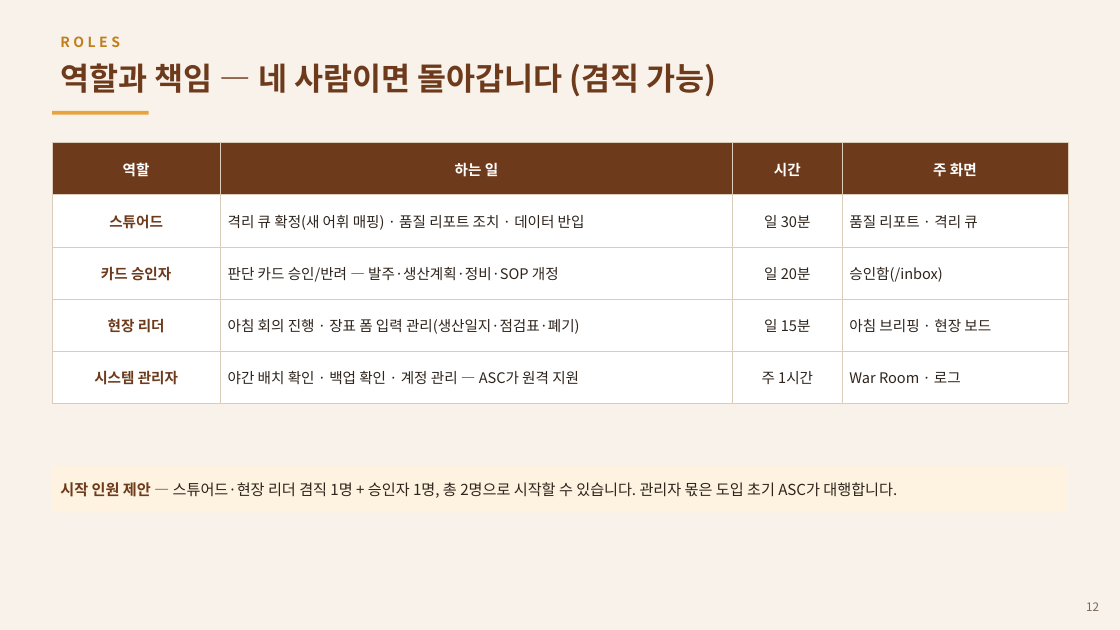
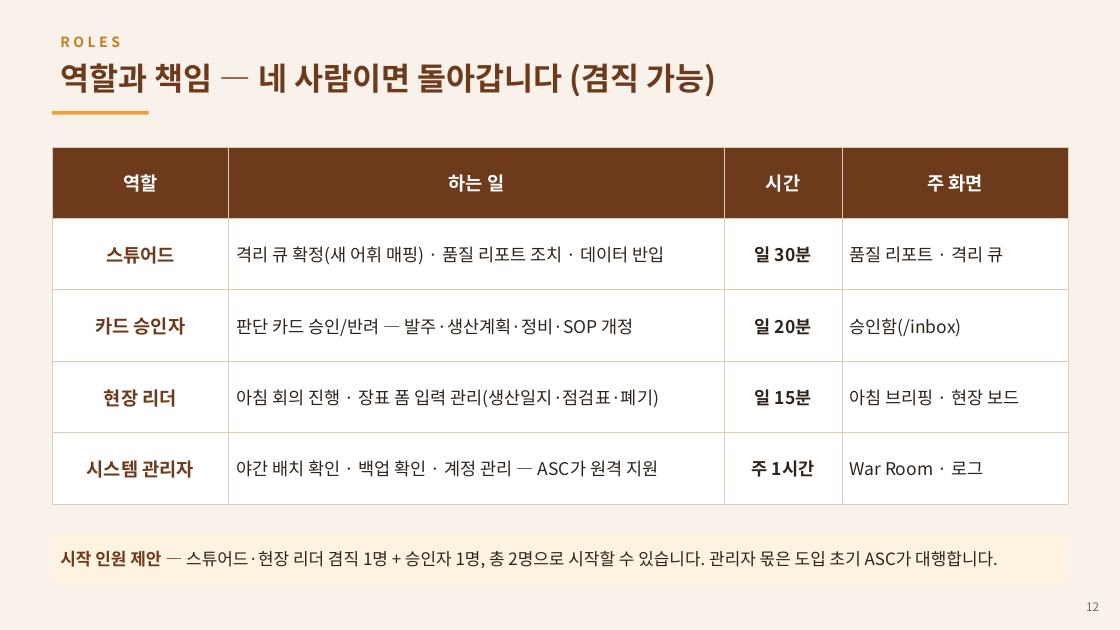
Before and after one commit to asclhg-web/thirdbrain-web, a slide deck: slide 12 of docs/presentations/BakeryT_Operations_Manual.pptx. Drawn at 1120x630 pixels with LibreOffice and Linux fonts; fonts in the diff are those of the drawing. Boxes give left, top, right and bottom in pixels: in the first picture for what was removed or moved away, otherwise in the second. Text is boxed around its words. In the diff, an @@ line names an element or a change of style, - is before the commit and + after.

```diff
--- a/docs/presentations/BakeryT_Operations_Manual.pptx
+++ b/docs/presentations/BakeryT_Operations_Manual.pptx
@@ table at [52, 147, 1068, 482] @@
@@ size 12.5 to 16 pt in "역할", "하는 일", "시간", "주 화면" and 4 more places @@
@@ size 12.5 to 15 pt in "격리 큐 확정(새 어휘 매핑) · 품질 ...", "일 30분", "품질 리포트 · 격리 큐", "판단 카드 승인/반려 — 발주·생산계획·정비·SOP 개정" and 8 more places @@
@@ bold on in "일 30분", "일 20분", "일 15분", "주 1시간" @@
@@ table: place and size @@
-table at [52, 143, 1068, 389]
+table at [52, 147, 1068, 482]
@@ rectangle "시작 인원 제안 — 스튜어드·현장 ...": place and size @@
-rectangle "시작 인원 제안 — 스튜어드·현장 ..." at [52, 466, 1068, 513]
+rectangle "시작 인원 제안 — 스튜어드·현장 ..." at [52, 534, 1068, 584]
@@ rectangle "시작 인원 제안 — 스튜어드·현장 ..." at [52, 534, 1068, 584]: size 13 to 14.5 pt @@
```
